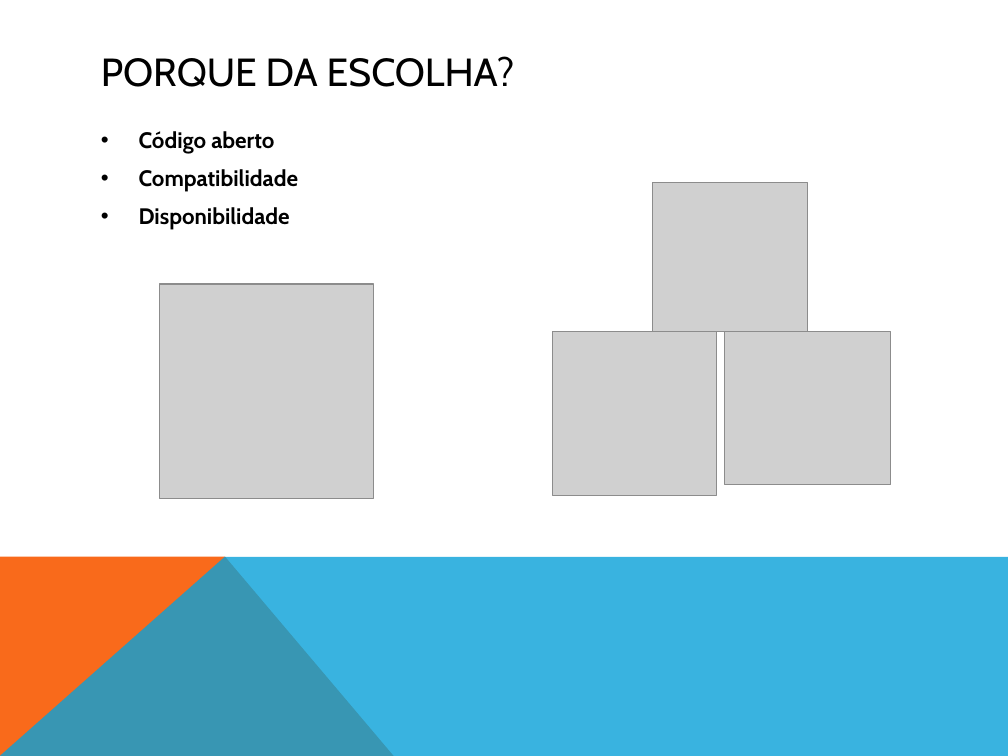
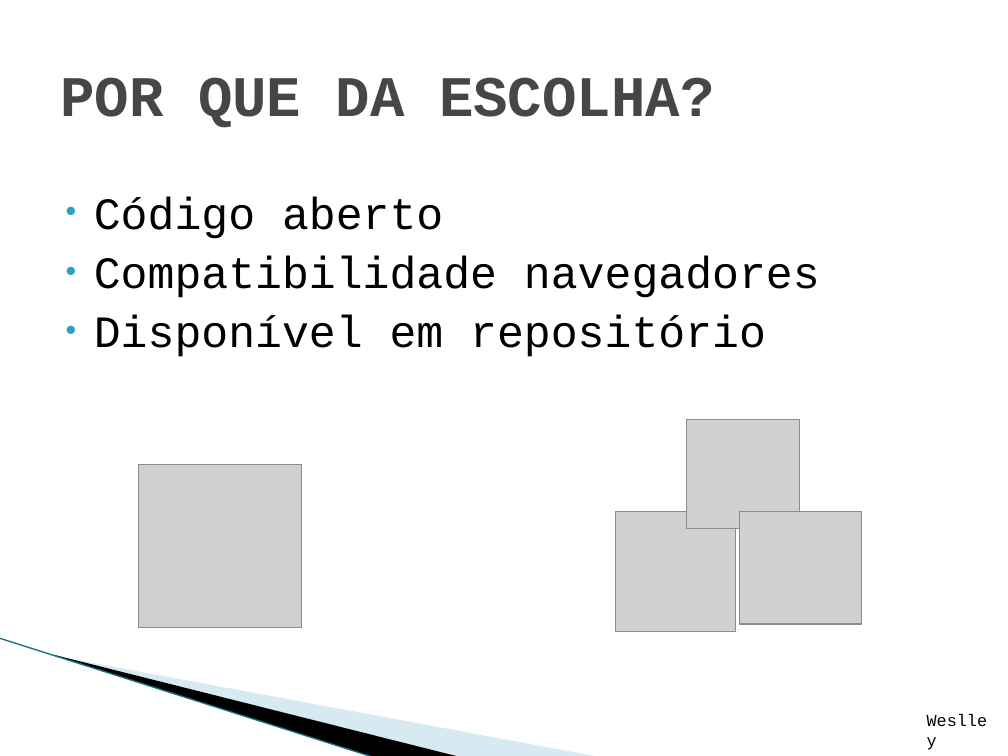
Before and after one commit to WeslleySanto/UNIP-CC, a slide deck: slide 11 of TCC/apresentação-tcc.pptx. Drawn at 1008x756 pixels with LibreOffice and Linux fonts; fonts in the diff are those of the drawing; grey boxes stand for pictures; background and template pictures are left out. Boxes give left, top, right and bottom in pixels: in the first picture for what was removed or moved away, otherwise in the second. Text is boxed around its words. In the diff, an @@ line names an element or a change of style, - is before the commit and + after.

```diff
--- a/TCC/apresentação-tcc.pptx
+++ b/TCC/apresentação-tcc.pptx
@@ title at (60,77,714,128): text changed; size 28 to 41 pt; font Cabin to Courier New; text colour #000000 to #464646; bold on @@
-PORQUE DA ESCOLHA?
+POR QUE DA ESCOLHA?
@@ text "Código aberto": place and size @@
-text "Código aberto" at (139,131,298,230)
+text "Código aberto" at (94,197,820,357)
@@ text at (94,197,443,239): size 16 to 32 pt, font Cabin to Courier New, bold off in "Código aberto"; indent changed; less space between paragraphs @@
@@ text at (94,256,820,357): text changed; size 16 to 32 pt; font Cabin to Courier New; bold off @@
-• Compatibilidade
-• Disponibilidade
+• Compatibilidade navegadores
+• Disponível em repositório
@@ picture removed at (552,332,717,496) @@
@@ picture removed at (725,332,891,485) @@
@@ picture: place and size @@
-picture at (653,182,808,331)
+picture at (686,419,800,528)
@@ picture: place and size @@
-picture at (159,284,374,499)
+picture at (139,465,301,627)
@@ picture added at (615,512,735,632) @@
@@ picture added at (740,512,861,625) @@
@@ freeform shape removed at (0,556,1008,756) @@
@@ line added from (0, 638) to (374, 756), #97C5D8 0.95 pt @@
@@ freeform shape: place and size @@
-freeform shape at (0,556,394,756)
+freeform shape at (53,654,461,756)
@@ freeform shape at (53,654,461,756): fill #F96A1B to #000000 @@
@@ freeform shape added at (55,655,600,756), fill #A0CBDC at 40% opacity @@
@@ text added at (916,705,997,735), 12 pt, text #000000 @@
+Weslley
```
Also in this commit, not shown: 16 other slides changed, 6 slides added, 1 slide removed.
